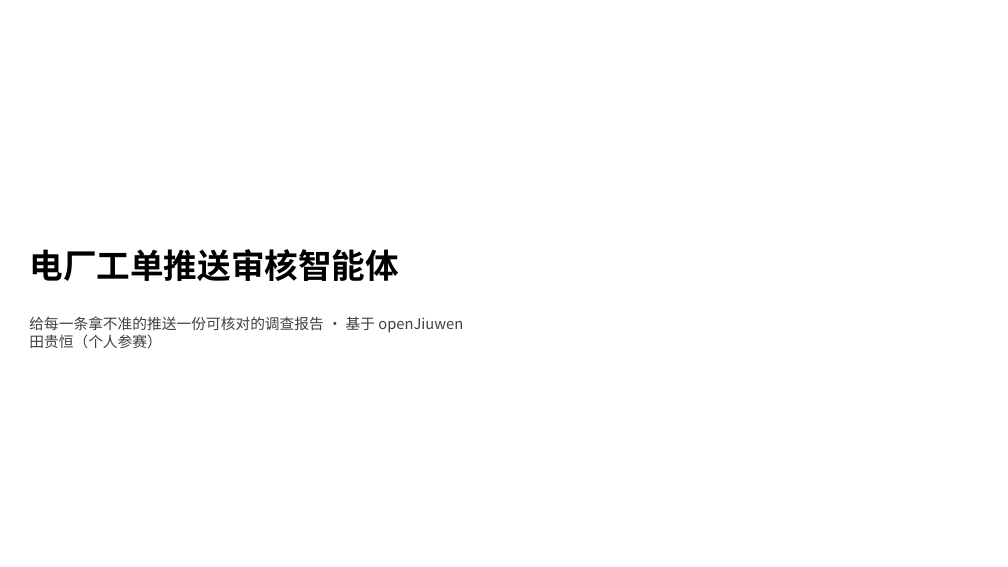
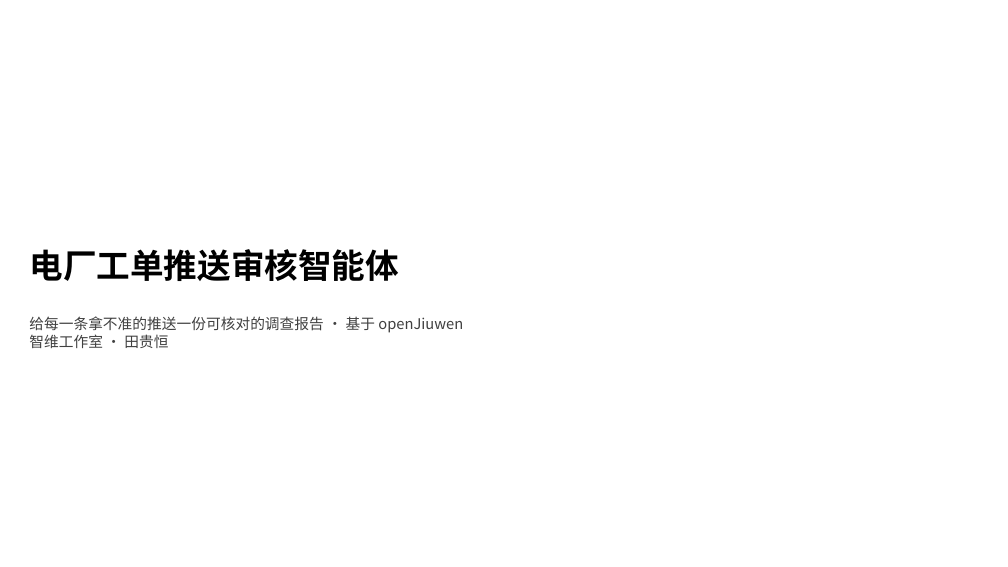
Before and after one commit to Hugo-Tian/powerplant-review-agent, a slide deck: slide 1 of docs/competition/openJiuwen创意PPT_电厂工单推送审核智能体.pptx. Drawn at 1008x567 pixels with LibreOffice and Linux fonts; fonts in the diff are those of the drawing; background and template pictures are left out. Boxes give left, top, right and bottom in pixels: in the first picture for what was removed or moved away, otherwise in the second. Text is boxed around its words. In the diff, an @@ line names an element or a change of style, - is before the commit and + after.

```diff
--- a/docs/competition/openJiuwen创意PPT_电厂工单推送审核智能体.pptx
+++ b/docs/competition/openJiuwen创意PPT_电厂工单推送审核智能体.pptx
@@ subtitle at [29,334,168,348]: text changed @@
-田贵恒（个人参赛）
+智维工作室 · 田贵恒
```
Also in this commit, not shown: 2 other slides changed, 2 slides added, 11 other files.
